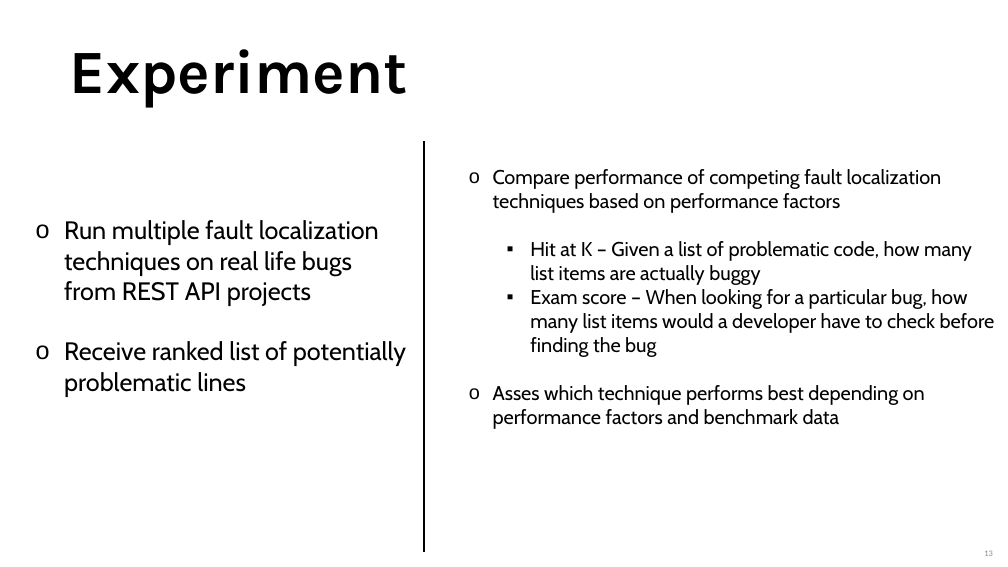
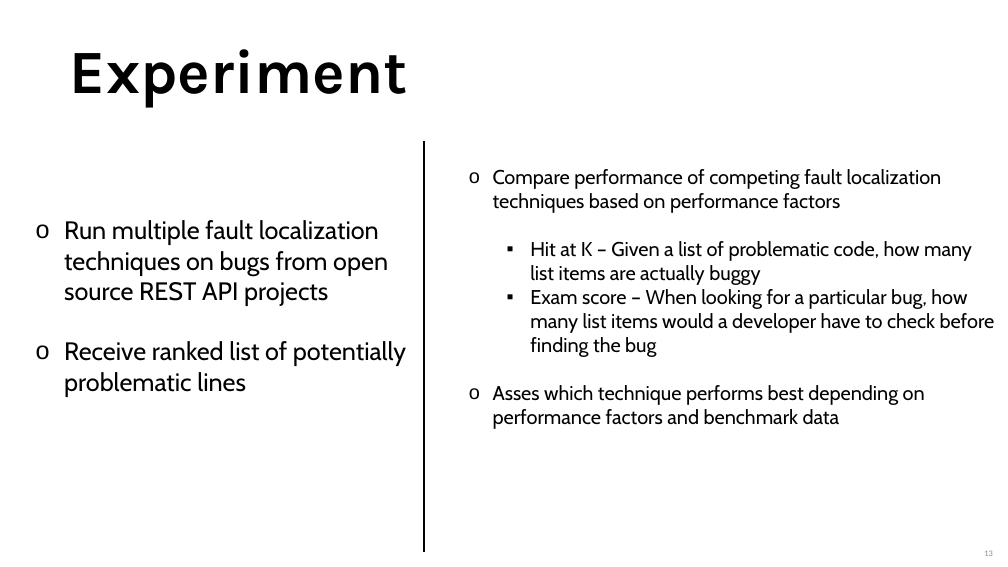
Before and after one commit to aakashkulkarni36/CS563-Project, a slide deck: slide 7 of CS563-Project/Misc/Literature Review Presentation.pptx. Drawn at 1008x567 pixels with LibreOffice and Linux fonts; fonts in the diff are those of the drawing; background and template pictures are left out. Boxes give left, top, right and bottom in pixels: in the first picture for what was removed or moved away, otherwise in the second. Text is boxed around its words. In the diff, an @@ line names an element or a change of style, - is before the commit and + after.

Commit message:
Edits to presentation

```diff
--- a/CS563-Project/Misc/Literature Review Presentation.pptx
+++ b/CS563-Project/Misc/Literature Review Presentation.pptx
@@ text at (x1=64, y1=220, x2=388, y2=306): text changed @@
-o Run multiple fault localization techniques on real life bugs from REST API projects
+o Run multiple fault localization techniques on bugs from open source REST API projects
```
